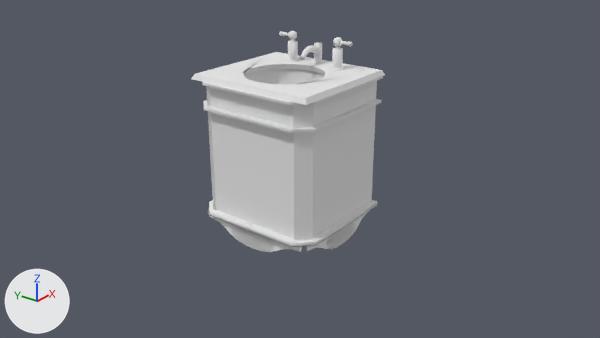
Two versions of the Blender file Assets/models/floor_2/bathroom_e/sink.blend, one commit apart.
One viewpoint serves both versions: the file's camera 'Camera'. The lights are fixed; the arrows at lower left show +X, +Y and +Z.

In view in the first picture: 'BezierCurve', 'BezierCurve.001', 'base', 'basin', 'handle_n.000', 'handle_n.001', 'top', 'trim_bottom', 'trim_front_legs', 'trim_top', 'trim_top.001'.
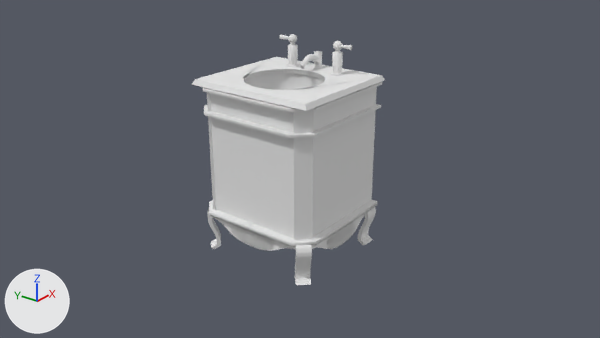
ob_sink is not drawn itself; it is the parent of ob_top, ob_basin, ob_pipes_001.
ob_pipes_001 is not drawn itself; it is the parent of ob_spout_001.

Pixel boxes (x1, y1, x2, y2) of what changed, in the pictures (600 x 338 px):
'top', moved
    before: (191, 52, 385, 105)
    after: (192, 57, 385, 111)
'trim_top.001', moved
    before: (204, 99, 382, 132)
    after: (204, 104, 381, 138)
'basin', moved
    before: (245, 68, 324, 84)
    after: (245, 73, 324, 90)
'trim_top', moved
    before: (202, 76, 383, 105)
    after: (203, 82, 382, 112)
'BezierCurve', moved, rescaled
    before: (209, 214, 302, 252)
    after: (213, 217, 296, 251)
'leg_rear_left', added
    after: (295, 245, 312, 285)
'leg_rear_right', added
    after: (358, 207, 376, 245)
'spout.001', moved
    before: (300, 45, 321, 61)
    after: (300, 54, 321, 69)
'leg_front_left', added
    after: (208, 212, 221, 249)
'pipe_connector_n.001', moved
    before: (332, 48, 343, 64)
    after: (332, 51, 343, 68)
'pipe_connector_n.000', moved
    before: (288, 41, 298, 56)
    after: (288, 44, 298, 60)
'connecting_pipe.001', moved
    before: (314, 42, 322, 62)
    after: (314, 51, 322, 67)
'handle_ball_n.001', moved
    before: (333, 37, 342, 47)
    after: (333, 41, 342, 50)
'handle_ball_n.000', moved
    before: (288, 31, 297, 39)
    after: (288, 34, 297, 43)
'handle_n.001', moved
    before: (341, 41, 353, 46)
    after: (341, 45, 352, 50)
'pipe_n.001', moved
    before: (333, 64, 342, 68)
    after: (333, 67, 342, 73)
'washer_n.001', moved
    before: (330, 67, 345, 70)
    after: (330, 72, 345, 76)
'pipe_n.000', moved
    before: (289, 56, 297, 60)
    after: (289, 59, 297, 65)
'washer_n.002', moved
    before: (285, 59, 300, 62)
    after: (286, 64, 300, 67)
'handle_n.000', moved
    before: (279, 31, 288, 36)
    after: (279, 35, 288, 39)
'handle_pipe_s.001', moved
    before: (335, 46, 340, 49)
    after: (335, 50, 340, 53)
'handle_pipe_s.000', moved
    before: (290, 39, 295, 42)
    after: (290, 43, 295, 46)

What changed in the scene script:
```text
Add me_cube_010:
    me_cube_010.from_pydata(...)  # 348 vertices, 345 faces; spans x -1.0..1.0, y -8.24..0.96, z 0.02..1.66
    me_cube_010.materials.append(mat_sink)  # its picture is missing
Change ob_handle_n_000:
    ob_handle_n_000.location: (0.81, 0.65, 3.45) -> (0.81, 0.65, 3.39)
Change ob_sink:
    ob_sink.location: (0.0, 0.0, 3.0) -> (0.0, 0.0, 2.911)
Change ob_pipes_001:
    ob_pipes_001.location: (6.5, -2.369, 3.186) -> (6.5, -2.369, 3.124)
Change ob_handle_n_001:
    ob_handle_n_001.location: (0.81, -0.68, 3.45) -> (0.81, -0.68, 3.39)
Change ob_trim_top_001:
    ob_trim_top_001.location: (0.01, 0.0, 2.47) -> (0.01, 0.0, 2.39)
Change ob_trim_top:
    ob_trim_top.location: (0.01, 0.0, 2.89) -> (0.01, 0.0, 2.79)
Change ob_beziercurve:
    ob_beziercurve.location: (-0.88, 0.0, 0.42) -> (-0.88, 0.0, 0.44)
    ob_beziercurve.scale: (1.15, 1.0, 1.0) -> (1.15, 0.953, 0.999)
Add ob_leg_rear_right:
    ob_leg_rear_right = bpy.data.objects.new('leg_rear_right', me_cube_010)
    ob_leg_rear_right.parent = ob_base
    ob_leg_rear_right.matrix_parent_inverse = Matrix(((0.998, 0.0, 0.0, -0.145), (0.0, 0.927, 0.0, 0.0), (0.0, 0.0, 0.851, -1.475), (0.0, 0.0, 0.0, 1.0)))
    ob_leg_rear_right.location = (0.996, -1.05, -0.224)
    ob_leg_rear_right.rotation_euler = (-0.262, 0.0, 0.0)  # degrees (-15, 0, 0)
    ob_leg_rear_right.scale = (0.125, 0.0374, 0.464)
Add ob_leg_front_left:
    ob_leg_front_left = bpy.data.objects.new('leg_front_left', me_cube_010.copy())
    ob_leg_front_left.parent = ob_base
    ob_leg_front_left.matrix_parent_inverse = Matrix(((0.998, 0.0, 0.0, -0.145), (0.0, 0.927, 0.0, 0.0), (0.0, 0.0, 0.851, -1.475), (0.0, 0.0, 0.0, 1.0)))
    ob_leg_front_left.location = (-0.763, 0.987, -0.224)
    ob_leg_front_left.rotation_euler = (-0.262, 0.0, -2.356)  # degrees (-15, 0, -135)
    ob_leg_front_left.scale = (0.125, 0.0374, 0.464)
Add ob_leg_rear_left:
    ob_leg_rear_left = bpy.data.objects.new('leg_rear_left', me_cube_010.copy())
    ob_leg_rear_left.parent = ob_base
    ob_leg_rear_left.matrix_parent_inverse = Matrix(((0.998, 0.0, 0.0, -0.145), (0.0, 0.927, 0.0, 0.0), (0.0, 0.0, 0.851, -1.475), (0.0, 0.0, 0.0, 1.0)))
    ob_leg_rear_left.location = (-0.797, -1.002, -0.224)
    ob_leg_rear_left.rotation_euler = (-0.262, 0.0, -0.785)  # degrees (-15, 0, -45)
    ob_leg_rear_left.scale = (0.125, 0.0374, 0.464)
```
